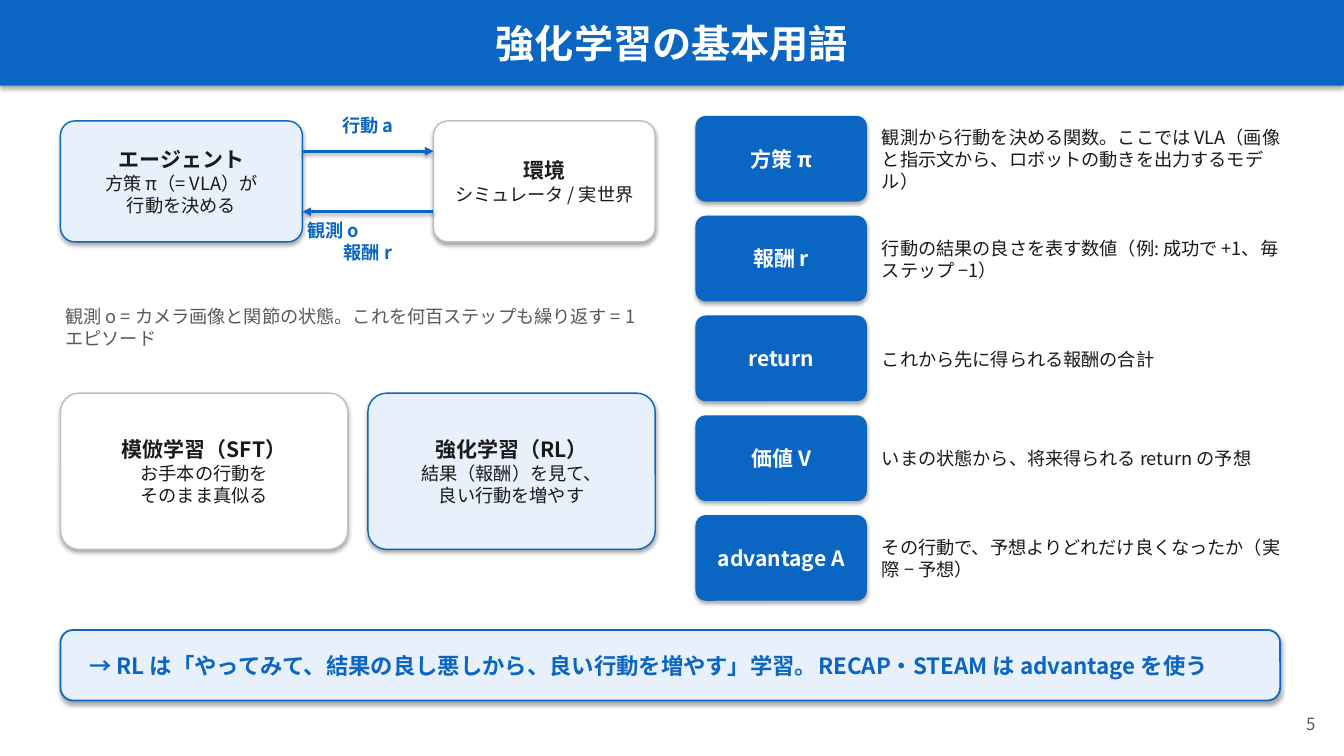
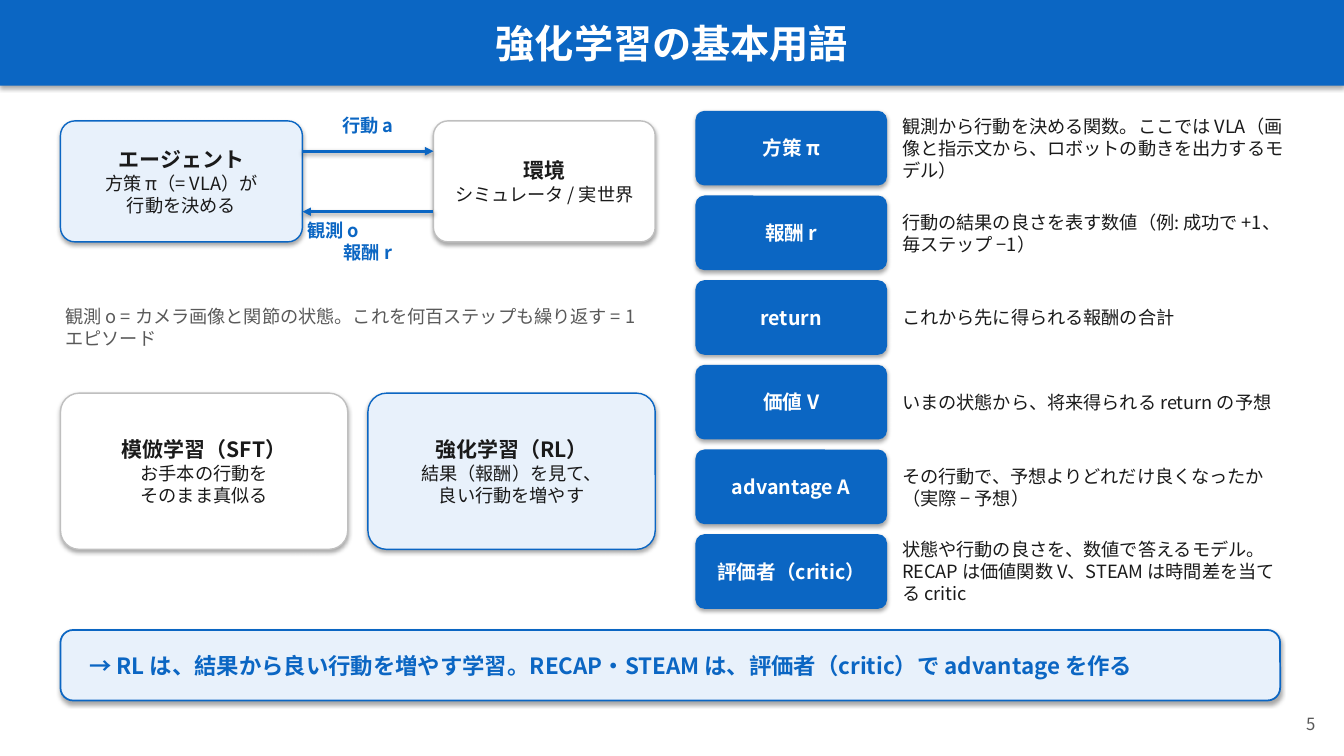
Before and after one commit to Junhand/libero_RL, a slide deck: slide 5 of docs/RECAP_STEAM_RLToken.pptx. Drawn at 1344x756 pixels with LibreOffice and Linux fonts; fonts in the diff are those of the drawing. Boxes give left, top, right and bottom in pixels: in the first picture for what was removed or moved away, otherwise in the second. Text is boxed around its words. In the diff, an @@ line names an element or a change of style, - is before the commit and + after.

```diff
--- a/docs/RECAP_STEAM_RLToken.pptx
+++ b/docs/RECAP_STEAM_RLToken.pptx
@@ rounded rectangle "方策 π": place and size @@
-rounded rectangle "方策 π" at (696,116,867,202)
+rounded rectangle "方策 π" at (696,111,887,186)
@@ text "観測から行動を決める関数。ここでは VLA（画像と指示文から、ロボットの動きを出力するモデル）" rewrapped from (882,128,1281,190) to (902,117,1283,179) @@
@@ rounded rectangle "報酬 r": place and size @@
-rounded rectangle "報酬 r" at (696,216,867,301)
+rounded rectangle "報酬 r" at (696,196,887,270)
@@ text "行動の結果の良さを表す数値（例: 成功で +1、毎ステップ −1）" rewrapped from (882,239,1278,279) to (902,213,1280,253) @@
@@ rounded rectangle "return": place and size @@
-rounded rectangle "return" at (696,316,867,401)
+rounded rectangle "return" at (696,280,887,355)
@@ text "これから先に得られる報酬の合計": place and size @@
-text "これから先に得られる報酬の合計" at (882,350,1154,368)
+text "これから先に得られる報酬の合計" at (902,308,1174,326)
@@ rounded rectangle "価値 V": place and size @@
-rounded rectangle "価値 V" at (696,415,867,501)
+rounded rectangle "価値 V" at (696,365,887,440)
@@ text "いまの状態から、将来得られる return の予想": place and size @@
-text "いまの状態から、将来得られる return の予想" at (882,449,1252,467)
+text "いまの状態から、将来得られる return の予想" at (902,393,1272,411)
@@ text "その行動で、予想よりどれだけ良くなったか（実際 − 予想）" rewrapped from (882,538,1280,578) to (902,467,1264,507) @@
@@ size 15 to 14 pt in 5 elements at (696,111,887,186), (696,196,887,270), (696,280,887,355), (696,365,887,440), (696,450,887,524) @@
@@ rounded rectangle "advantage A": place and size @@
-rounded rectangle "advantage A" at (696,515,867,601)
+rounded rectangle "advantage A" at (696,450,887,524)
@@ rounded rectangle added at (696,534,887,609), fill #0B66C3, 14 pt, text #FFFFFF, bold @@
+評価者（critic）
@@ text added at (902,540,1275,601), 13 pt, text #1A1A1A @@
+状態や行動の良さを、数値で答えるモデル。RECAP は価値関数 V、STEAM は時間差を当てる critic
@@ text in rounded rectangle at (117,655,1132,679): text changed @@
-→ RL は「やってみて、結果の良し悪しから、良い行動を増やす」学習。RECAP・STEAM は advantage を使う
+→ RL は、結果から良い行動を増やす学習。RECAP・STEAM は、評価者（critic）で advantage を作る
```
Also in this commit, not shown: 1 other file.
